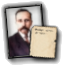
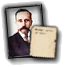
Comparing the layer stacks of the two w=65, h=67 images. Changes:
painted on "kamenev.png copia" over <box>6,5,42,58</box>
